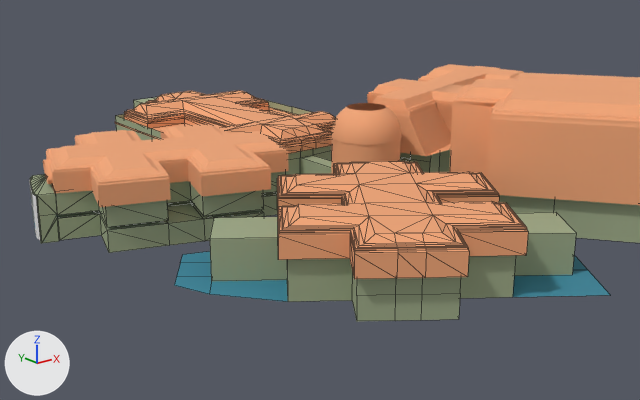
Before and after pictures for a commit that changed the FBX model Assets/Models/Veterans Models/Veteran Art Museum.FBX.
The view is the same before and after, from a 50 mm lens placed at (-246.8, -277.1, 113.5), pointed at (-66.7, -52.0, 23.5). The lights are fixed; the arrows at lower left show +X, +Y and +Z. Mesh edges are drawn as thin lines on the coarser meshes. Where no turn or scale is listed for an object, it has been applied to the vertices. Vertices at the same position are counted once.

The older version as bpy lines, for what is in view:
```python
me_mesh_005 = bpy.data.meshes.new('Mesh.005')
me_mesh_005.from_pydata(...)  # 232 vertices, 434 faces; spans x -43.7..43.7, y -47.7..79.9, z -1.1..9.1
me_mesh_005.materials.append(mat_ceiling)  # orange #f2a777
me_mesh_022 = bpy.data.meshes.new('Mesh.022')
me_mesh_022.from_pydata(...)  # 48 vertices, 25 faces; spans x -4.3..112.4, y -136.5..3.0, z -0.1..15.2
me_mesh_022.materials.append(mat_02___default)  # green #9daa87
me_mesh_035 = bpy.data.meshes.new('Mesh.035')
me_mesh_035.from_pydata(...)  # 40 vertices, 22 faces; spans x -107.8..19.9, y -119.5..3.0, z -0.1..0.0
me_mesh_035.materials.append(mat_walls)  # cyan #38889f
# before: 32 (-86.4, -16.9, 0.0), 33 (-79.6, -7.5, 0.0), 34 (-94.1, -27.5, 0.0), 35 (-102.7, -39.5, 0.0) at pixel (209, 294), 36 (-96.0, -10.0, 0.0) at pixel (180, 262)
# before: 37 (-91.3, -3.5, 0.0) at pixel (182, 254), 38 (-103.6, -20.6, 0.0) at pixel (176, 277), 39 (-107.8, -26.3, 0.0) at pixel (174, 285)
ob_box008 = bpy.data.objects.new('Box008', me_mesh_022)
ob_box008.location = (9.1, -12.6, 1.0)
ob_ceiling = bpy.data.objects.new('Ceiling', me_mesh_005)
ob_ceiling.location = (0.0, 87.5, 13.0)
ob_ground002 = bpy.data.objects.new('gROUND002', me_mesh_035)
ob_ground002.location = (-9.1, -12.6, 1.0)
# also in view: 'Ceiling002' at (-50.2, -69.5, 21.5); 'Box006' at (-84.4, 26.7, 9.8); 'Ceiling004' at (69.8, 25.1, 27.0); 'Capsule001' at (0.0, 0.0, 24.0); 'Ceiling003' at (71.7, -101.2, 33.7)
```
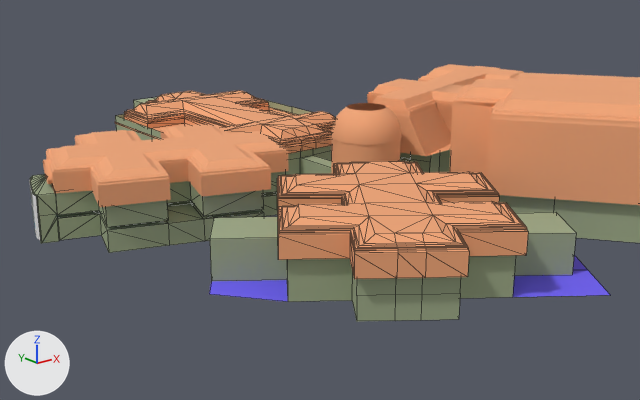
Commit message: Marine Update

Where the change shows, as pixel boxes [x1, y1, x2, y2] in the pictures (640 x 400 px):
'gROUND002', reshaped: before [174, 251, 610, 302]; after [209, 255, 610, 302]
part 1 of me_mesh_035, deleted (cyan): before [174, 251, 211, 294]
part 2 of me_mesh_035, recoloured (cyan to blue): [209, 255, 610, 302] in both

Patch to the scene script:
```diff
--- a/Assets/Models/Veterans Models/Veteran Art Museum.FBX.py
+++ b/Assets/Models/Veterans Models/Veteran Art Museum.FBX.py
@@ mat_marines_floor @@
+mat_marines_floor = principled_material('Marines Floor')
+mat_marines_floor.base_color = (0.157, 0.118, 0.961)  # blue #6e60fb
+mat_marines_floor.roughness = 0.859
@@ me_mesh_035 @@
 # used by ob_ground002; location = (-9.1, -12.6, 1.0)
 # verts and faces of me_mesh_035; kept vertices keep their numbers, new ones are numbered from 40
-me_mesh_035.from_pydata(...)  # 40 vertices, 22 faces; spans x -107.8..19.9, y -119.5..3.0, z -0.1..0.0
+me_mesh_035.from_pydata(...)  # 36 vertices, 19 faces; spans x -102.7..19.9, y -119.5..3.0, z -0.1..0.0
+# me_mesh_035 part 1
+delete_vertices([*range(36, 40)])  # with the faces that use them
+# me_mesh_035 part 2: 19 faces spanning x -102.7..19.9, y -119.5..3.0, z -0.1..0.0 switch from mat_walls (cyan #38889f) to mat_marines_floor (blue #6e60fb)
```
